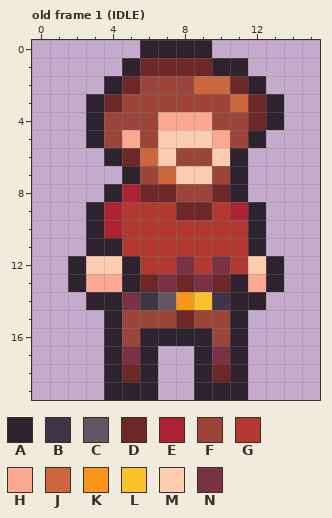
Pixel-art file, stored at Assets/Sprites/Player/GenerationOne/Player_Two.aseprite. The picture above was drawn from the file before the commit.
16x20 pixels, 3 frames. Shown: old frame 1 (IDLE).
Visible layers, top first: "Hair", "Body".
Palette (. is transparent): A #2e222f  B #3e3546  C #625565  D #6e2727  E #ae2334  F #9e4539  G #b33831  H #fca790  J #cd683d  K #f79617  L #f9c22b  M #fdcbb0  N #7a3045
Pixels before, old frame 1 (IDLE), first column x 2:
 0 ....AAAA....
 1 ...ADDDDAA..
 2 ..ADFFFJJDA.
 3 .ADFFFFFFJDA
 4 .AFFFHHHFFDA
 5 .AFHFMMMHFA.
 6 ..ADJMFFMA..
 7 ...AFJMMFA..
 8 ..AEDDFFDA..
 9 .AEGGGDDGEA.
10 .AEGGGGGGGA.
11 .AAGGGGGGGA.
12 AMMAGGNGNGMA
13 AHHADNDNDAHA
14 .AANBCKLBAA.
15 ..AFFFDFFA..
16 ..AFAAAAFA..
17 ..ANA..ANA..
18 ..ADA..ADA..
19 ..AAA..AAA..
The result:
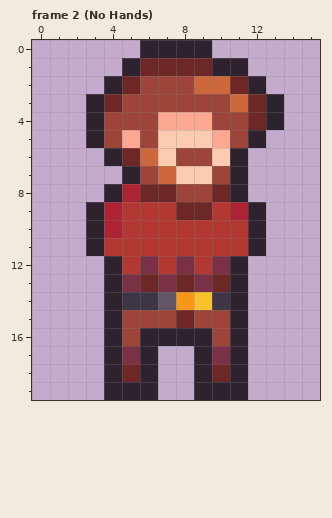
A new or re-ordered frame is compared with the old frame closest to it.
The exact change:
frames 3 -> 4
Changed rows in their new state; - is an unchanged pixel.
Frame 2 (No Hands) is new; against old frame 1 (IDLE), layer "Body":
first column x 2:
11 --G---------
12 ..AGN----A..
13 ..AN------..
14 -.-B------.-
